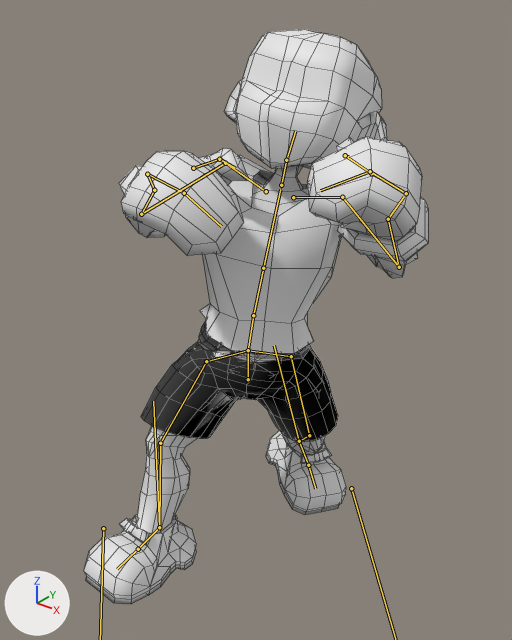
One commit to the FBX model MobileGame/Assets/Arts/Anim/Player/chara with short and tshirt.fbx: the scene before it, then after it.
One viewpoint serves both versions: a 50 mm lens placed at (1.166, -1.443, 1.69), pointed at (0.012, 0.0, 0.796). Every picture has the same lights, and +X, +Y and +Z are marked at lower left. Both versions are drawn at the pose saved in each file; the numbers are the values there. The bones that bend it are drawn over the model as lines. Mesh edges are drawn as thin lines. Materials are left out; every surface is plain grey.

Objects in the first picture: 'MESH_MC_blockout', 'SM_Short', 'SM_Tank_Top'.
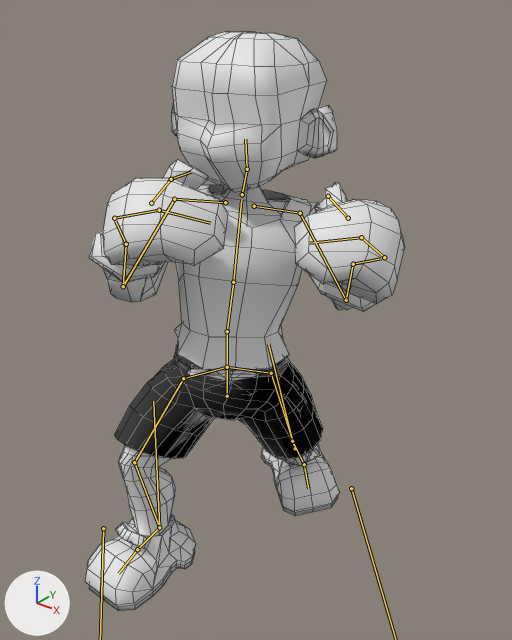
Pixel boxes (x1, y1, x2, y2) of what changed, in the pictures (512 x 640 px):
'MESH_MC_blockout', posed (7% narrower): before (84, 29, 428, 604); after (85, 31, 405, 611)
'SM_Tank_Top', posed (7% shorter): before (200, 155, 341, 354); after (174, 185, 312, 370)
'SM_Short', posed (6% wider): before (141, 321, 338, 442); after (114, 344, 323, 459)
bone 'chara', root to tip: before (248, 379) to (248, 350); after (227, 396) to (227, 367)
bone 'pelvis', root to tip: before (248, 350) to (253, 315); after (227, 367) to (227, 331)
bone 'stomach', root to tip: before (253, 315) to (263, 268); after (227, 331) to (233, 282)
bone 'torso', root to tip: before (263, 268) to (280, 189); after (233, 282) to (241, 199)
bone 'head', root to tip: before (286, 160) to (295, 131); after (247, 169) to (245, 139)
bone 'shoulder.L', root to tip: before (266, 191) to (225, 163); after (225, 202) to (174, 199)
bone 'shoulder.R', root to tip: before (293, 197) to (342, 197); after (254, 206) to (300, 213)
bone 'forearm.R', root to tip: before (399, 267) to (388, 219); after (346, 300) to (353, 264)
bone 'thigh.R', root to tip: before (291, 356) to (309, 435); after (271, 373) to (295, 448)
bone 'shin.R', root to tip: before (309, 435) to (299, 441); after (295, 448) to (292, 441)
bone 'toe.R', root to tip: before (308, 465) to (315, 488); after (304, 464) to (308, 488)
bone 'shin.L', root to tip: before (160, 443) to (159, 527); after (134, 462) to (159, 527)
bone 'foot.L', root to tip: before (159, 527) to (138, 549); after (159, 527) to (137, 549)
bone 'toe.L', root to tip: before (138, 549) to (117, 569); after (137, 549) to (118, 573)

Diff of the bpy script that builds the scene:
```diff
--- a/MobileGame/Assets/Arts/Anim/Player/chara with short and tshirt.fbx.py
+++ b/MobileGame/Assets/Arts/Anim/Player/chara with short and tshirt.fbx.py
@@ bone_chara @@
 bone_chara = bpy.data.objects['metarig'].pose.bones['chara']
-bone_chara.location = (0.133, -0.145, -0.058)
+bone_chara.location = (0.133, -0.144, 0.078)
@@ bone_pelvis @@
 bone_pelvis = bpy.data.objects['metarig'].pose.bones['pelvis']  # child of 'chara'
-bone_pelvis.rotation_quaternion = (0.999, 0.006, 0.006, 0.034)  # degrees (1, 1, 4)
+bone_pelvis.rotation_quaternion = (1.0, 0.0, -0.001, -0.003)  # degrees (0, 0, 0)
@@ bone_stomach @@
 bone_stomach = bpy.data.objects['metarig'].pose.bones['stomach']  # child of 'pelvis'
-bone_stomach.rotation_quaternion = (0.996, -0.057, -0.005, 0.071)  # degrees (-7, 0, 8)
+bone_stomach.rotation_quaternion = (0.994, -0.072, -0.005, 0.08)  # degrees (-8, 0, 9)
@@ bone_torso @@
 bone_torso = bpy.data.objects['metarig'].pose.bones['torso']  # child of 'stomach'
-bone_torso.rotation_quaternion = (0.992, -0.009, 0.121, 0.034)  # degrees (-1, 14, 4)
+bone_torso.rotation_quaternion = (1.0, 0.0, 0.0, 0.0)  # degrees (0, 0, 0)
@@ bone_head @@
 bone_head = bpy.data.objects['metarig'].pose.bones['head']  # child of 'neck'
-bone_head.rotation_quaternion = (0.968, -0.111, 0.222, 0.021)  # degrees (-13, 26, -1)
+bone_head.rotation_quaternion = (0.94, 0.079, 0.321, -0.083)  # degrees (7, 38, -8)
@@ bone_shoulder_l @@
 bone_shoulder_l = bpy.data.objects['metarig'].pose.bones['shoulder.L']  # child of 'torso'
-bone_shoulder_l.rotation_quaternion = (0.975, 0.204, 0.081, -0.017)  # degrees (24, 9, 0)
+bone_shoulder_l.rotation_quaternion = (1.0, -0.022, 0.0, -0.001)  # degrees (-3, 0, 0)
@@ bone_shoulder_r @@
 bone_shoulder_r = bpy.data.objects['metarig'].pose.bones['shoulder.R']  # child of 'torso'
-bone_shoulder_r.rotation_quaternion = (0.988, 0.111, 0.105, 0.016)  # degrees (13, 12, 3)
+bone_shoulder_r.rotation_quaternion = (1.0, -0.019, 0.0, 0.001)  # degrees (-2, 0, 0)
@@ bone_forearm_r @@
 bone_forearm_r = bpy.data.objects['metarig'].pose.bones['forearm.R']  # child of 'upper_arm.R'
-bone_forearm_r.rotation_quaternion = (0.67, 0.679, 0.273, 0.122)  # degrees (94, 12, 33)
+bone_forearm_r.rotation_quaternion = (0.67, 0.676, 0.273, 0.139)  # degrees (94, 10, 34)
@@ bone_thigh_r @@
 bone_thigh_r = bpy.data.objects['metarig'].pose.bones['thigh.R']  # child of 'connectedthigh.R'
-bone_thigh_r.rotation_quaternion = (0.991, 0.028, 0.095, 0.089)  # degrees (4, 11, 11)
+bone_thigh_r.rotation_quaternion = (0.987, 0.065, 0.082, 0.123)  # degrees (9, 8, 15)
@@ bone_shin_r @@
 bone_shin_r = bpy.data.objects['metarig'].pose.bones['shin.R']  # child of 'thigh.R'
-bone_shin_r.rotation_quaternion = (0.951, 0.302, 0.004, 0.058)  # degrees (35, -2, 6)
+bone_shin_r.rotation_quaternion = (0.947, 0.31, 0.004, 0.089)  # degrees (36, -3, 10)
@@ bone_toe_r @@
 bone_toe_r = bpy.data.objects['metarig'].pose.bones['toe.R']  # child of 'foot.R'
-bone_toe_r.rotation_quaternion = (0.987, 0.155, -0.049, 0.001)  # degrees (18, -6, -1)
+bone_toe_r.rotation_quaternion = (0.967, 0.213, -0.131, 0.045)  # degrees (25, -16, 2)
@@ bone_shin_l @@
 bone_shin_l = bpy.data.objects['metarig'].pose.bones['shin.L']  # child of 'thigh.L'
-bone_shin_l.rotation_quaternion = (0.988, 0.152, 0.001, 0.01)  # degrees (17, 0, 1)
+bone_shin_l.rotation_quaternion = (0.947, 0.322, 0.001, 0.012)  # degrees (38, 0, 1)
@@ bone_foot_l @@
 bone_foot_l = bpy.data.objects['metarig'].pose.bones['foot.L']  # child of 'shin.L'
-bone_foot_l.rotation_quaternion = (0.98, 0.194, 0.017, -0.037)  # degrees (22, 3, -4)
+bone_foot_l.rotation_quaternion = (1.0, 0.007, -0.006, 0.002)  # degrees (1, -1, 0)
@@ bone_toe_l @@
 bone_toe_l = bpy.data.objects['metarig'].pose.bones['toe.L']  # child of 'foot.L'
-bone_toe_l.rotation_quaternion = (0.979, 0.194, 0.056, -0.008)  # degrees (22, 7, 0)
+bone_toe_l.rotation_quaternion = (0.997, 0.07, 0.03, 0.004)  # degrees (8, 3, 1)
```
